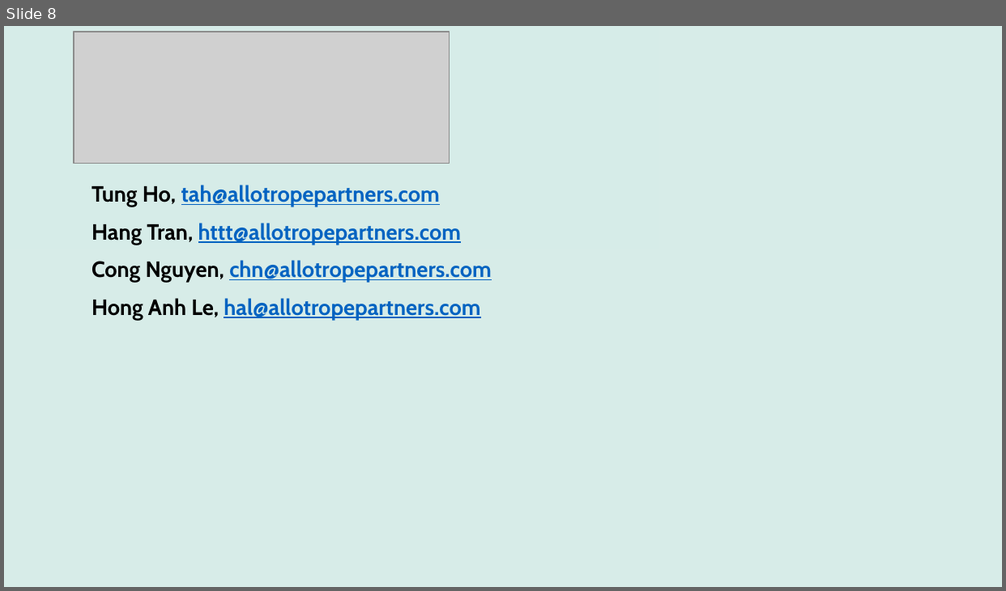
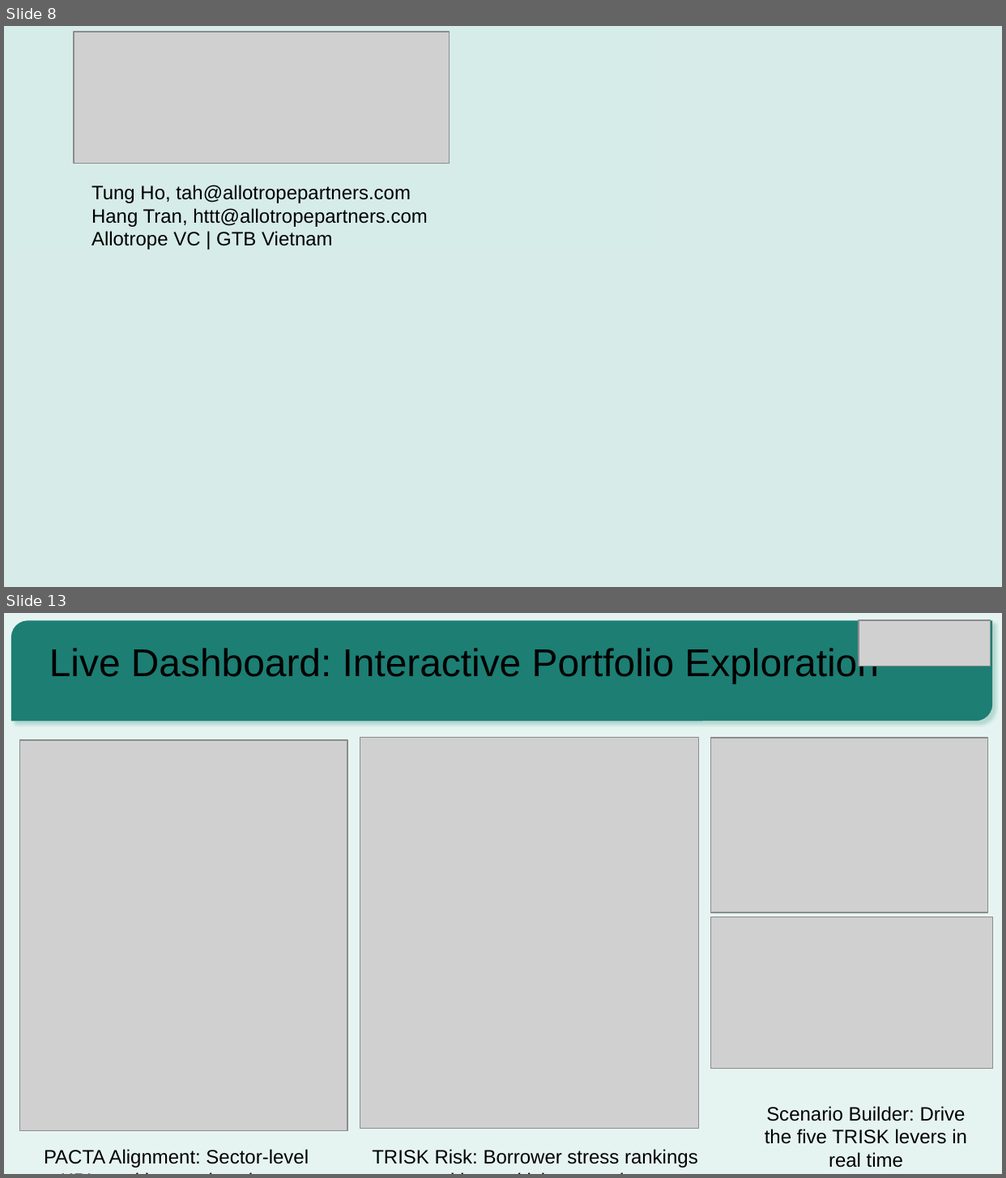
Before and after one commit to tah-allotrope/pacta-trisk, a slide deck: present/bank_prospect_deck.pptx. Shown one above the other, each under a label of ours: slide 8 before the commit, slides 8 and 13 after it; the slides between them are not shown. The pictures are 1006x591 and 1006x1178 pixels, drawn with LibreOffice and Linux fonts; fonts in the diff are those of the drawing; grey boxes stand for pictures; background and template pictures are left out. Boxes give left, top, right and bottom in pixels: in the first picture for what was removed or moved away, otherwise in the second. Text is boxed around its words. In the diff, an @@ line names an element or a change of style, - is before the commit and + after.

```diff
--- a/present/bank_prospect_deck.pptx
+++ b/present/bank_prospect_deck.pptx
@@ slide 13 added at box(4, 613, 1002, 1174), background #E6F4F1 @@
@@ round diag rect added at box(11, 621, 992, 722), fill #1D7E74 @@
@@ picture added at box(859, 620, 990, 666) @@
@@ title added at box(49, 645, 879, 683), 28 pt, text #000000 @@
+Live Dashboard: Interactive Portfolio Exploration
@@ picture added at box(20, 739, 348, 1131) @@
@@ picture added at box(360, 738, 698, 1129) @@
@@ picture added at box(710, 738, 988, 914) @@
@@ picture added at box(710, 918, 992, 1069) @@
@@ text added at box(765, 1106, 967, 1168), 14 pt, text #000000 @@
+Scenario Builder: Drive the five TRISK levers in real time
@@ text added at box(44, 1149, 309, 1168), 14 pt, text #000000 @@
+PACTA Alignment: Sector-level KPIs and interactive charts
@@ text added at box(372, 1149, 698, 1168), 14 pt, text #000000 @@
+TRISK Risk: Borrower stress rankings with sensitivity controls
@@ slide 8 changed as well @@
@@ text at box(91, 185, 428, 227): size 16 to 14 pt, font Cabin to Arial, bold off in "Tung Ho, tah@allotropepartners.com", "Hang Tran, httt@allotropepartners.com"; text colour #0563C1 to #000000, underline off in "tah@allotropepartners.com", "httt@allotropepartners.com"; less space between paragraphs @@
@@ text at box(91, 231, 333, 250): text changed; size 16 to 14 pt; font Cabin to Arial; text colour #0563C1 to #000000; bold off @@
-Cong Nguyen, chn@allotropepartners.com
-Hong Anh Le, hal@allotropepartners.com
+Allotrope VC | GTB Vietnam
```
Also in this commit, not shown: 9 other slides changed, 4 other slides added, 15 slides removed, 27 other files.
